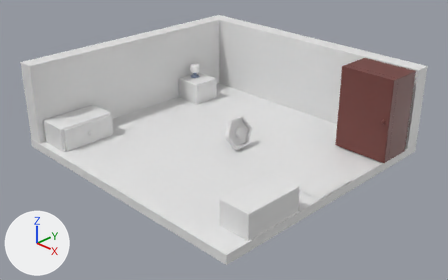
What one commit did to the Blender file assets_raw/source_files/n64-mr-mister-vs-winter.blend.
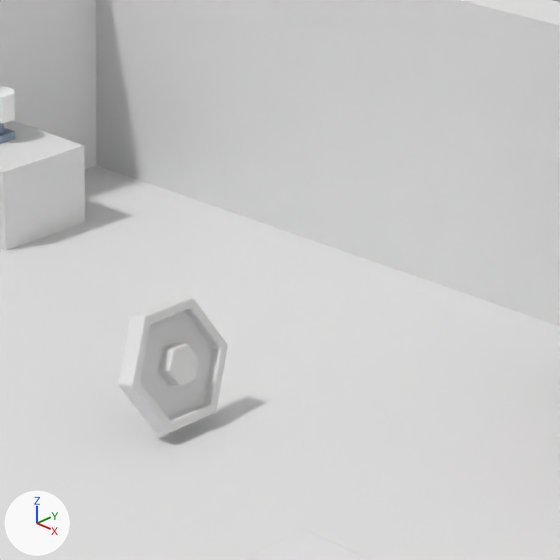
Old and new are each drawn whole from a camera (50 mm lens) standing at (6.63, -6.53, 4.46) and looking at (0.18, -0.15, 0.2) and again close up on the part from 44% to 75% of the width and 15% to 65% of the height. The lights are fixed; the arrows at lower left show +X, +Y and +Z. The same objects are shown in both versions, whatever each file hides.

Objects in the first close-up: 'Floor.001', 'MediumFurniture.001', 'Nightstand', 'SleeepingRoom.Wall', 'SleepingRoom.DoorEntry', 'Wheel'.
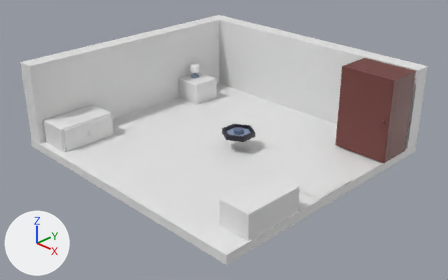
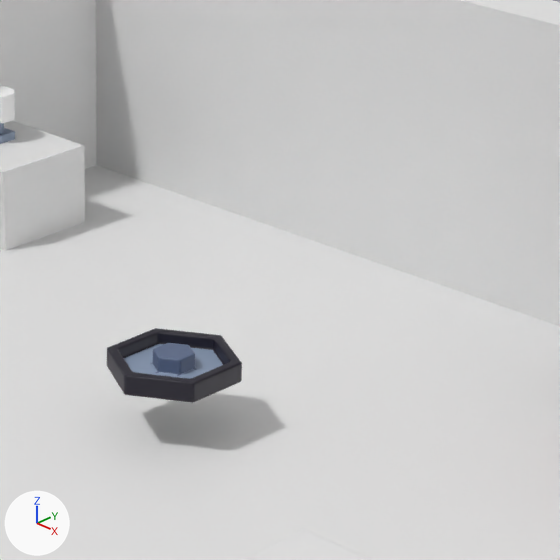
What changed in the scene script:
```text
Add img_wheel_base_color:
    img_wheel_base_color = load_image('Wheel Base Color', '_unpacked/Wheel_Base_Color', 128, 128, 'sRGB')
Add mat_material_029:
    mat_material_029 = principled_material('Material.029')
    mat_material_029.texture = img_wheel_base_color
Change me_cylinder_001:
    where me_cylinder_001.from_pydata(...)  # 36 vertices, 32 faces; spans x -0.239..0.239, y -0.276..0.276, z -0.043..0.06
    used by ob_wheel; location = (0.367, -0.005, 0.349); rotation_euler = (1.223, 0.507, 1.409), in degrees (70, 29, 81)
    me_cylinder_001 part 1: texture (UV) coordinates of 32 of 32 faces, centred in x -0.239..0.239, y -0.207..0.207, z -0.043..0.06, changed; they spanned u 0.0..1.0, v 0.01..1.0 and now span u 0.01..0.99, v 0.01..0.94
    add me_cylinder_001.materials.append(mat_material_029)  # picture img_wheel_base_color
Change ob_wheel:
    ob_wheel.rotation_euler: (1.223, 0.507, 1.409) -> (0.0, 0.0, 0.0)  # degrees (70, 29, 81) -> degrees (0, 0, 0)
```

Where the change shows, as pixel boxes [x1, y1, x2, y2] in the close-ups (560 x 560 px):
'Wheel', recoloured, surface changed, turned: before [118, 297, 228, 433]; after [107, 328, 242, 403]
